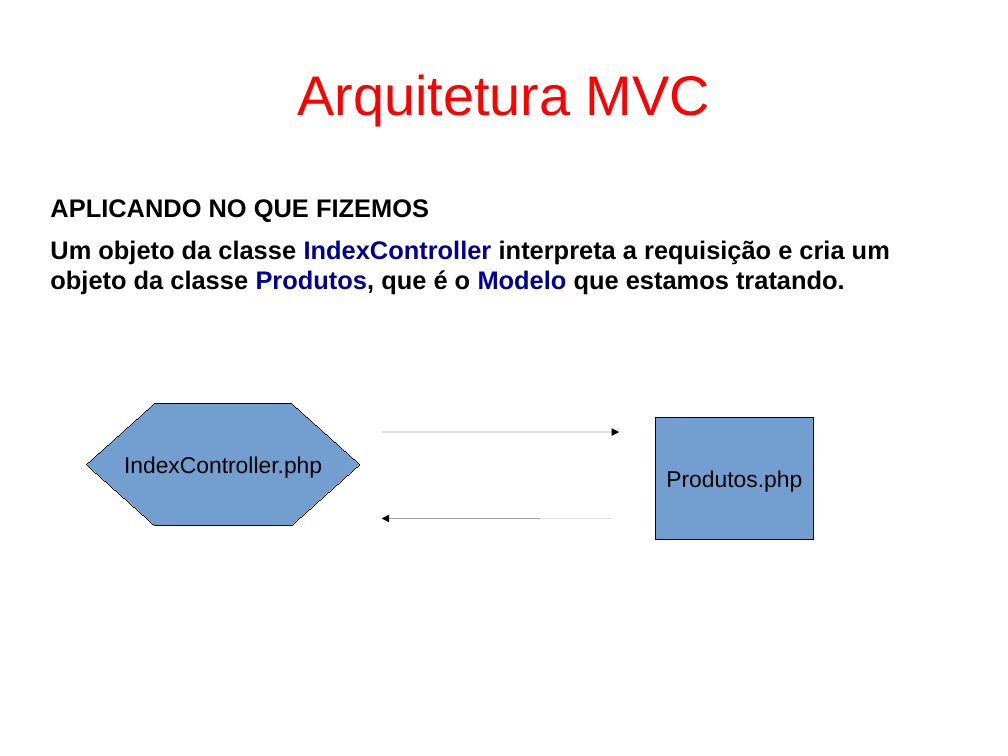
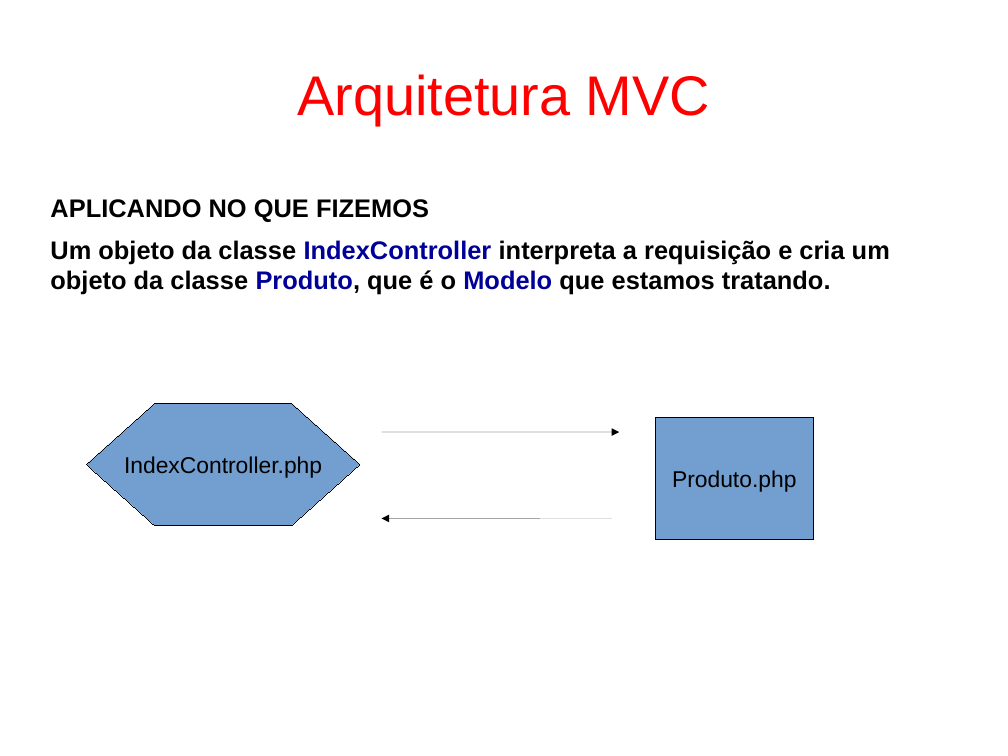
Before and after one commit to fgsl/lojasacme, a slide deck: slide 74 of docs/tutorial.odp. Drawn at 1008x756 pixels with LibreOffice and Linux fonts; fonts in the diff are those of the drawing. Boxes give left, top, right and bottom in pixels: in the first picture for what was removed or moved away, otherwise in the second. Text is boxed around its words. In the diff, an @@ line names an element or a change of style, - is before the commit and + after.

```diff
--- a/docs/tutorial.odp
+++ b/docs/tutorial.odp
@@ text at box(50, 240, 890, 295): text changed @@
-Um objeto da classe IndexController interpreta a requisição e cria um objeto da classe Produtos, que é o Modelo que estamos tratando.
+Um objeto da classe IndexController interpreta a requisição e cria um objeto da classe Produto, que é o Modelo que estamos tratando.
@@ text in rectangle at box(672, 470, 796, 492): text changed @@
-Produtos.php
+Produto.php
```
Also in this commit, not shown: 1 other slide changed, 1 other file.
